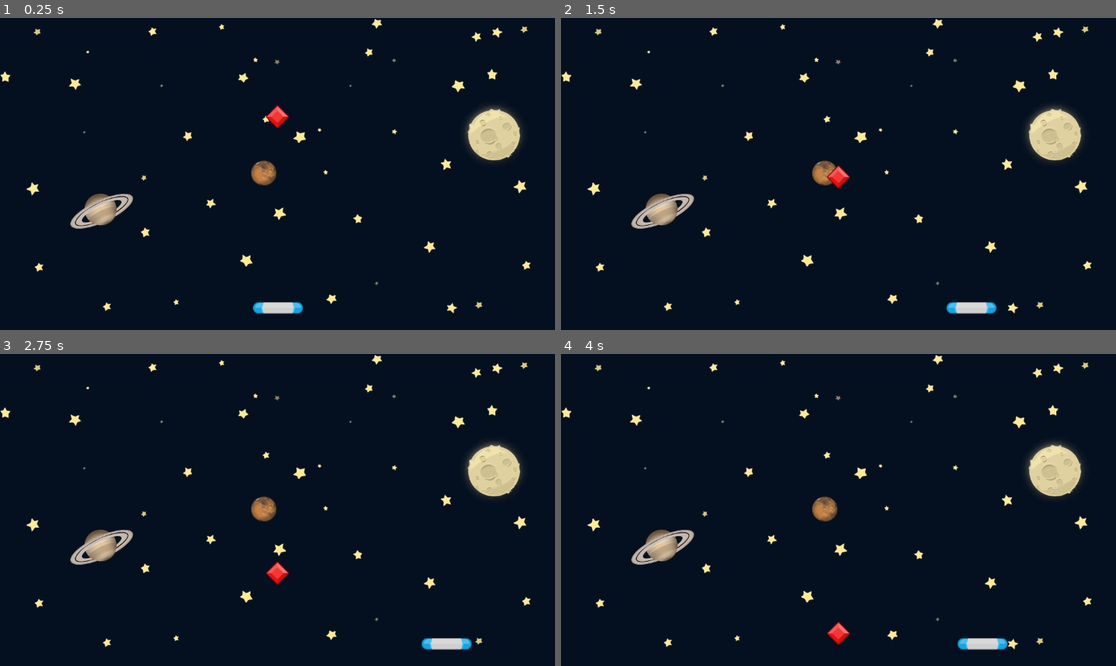
Above: before the commit, frames 1-4 (two rows, left to right).
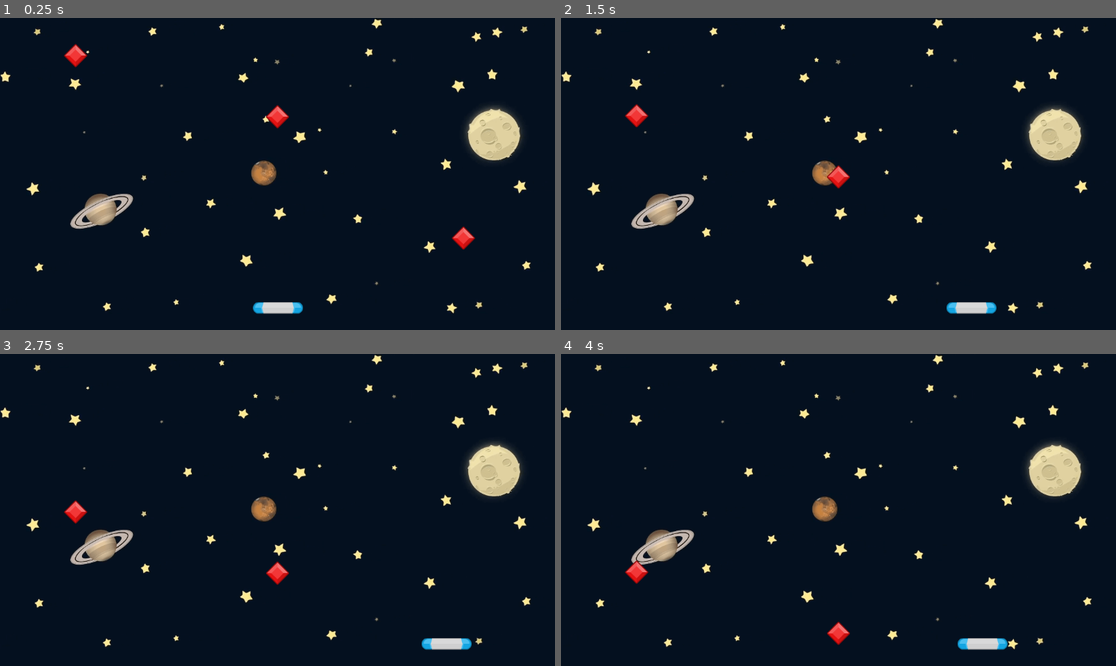
Above: after the commit, the same moments.

Repository: r4ndyMRSH/godot4-gem-catcher
Game: Godot game, scene res://Scenes/Game/Game.tscn
Same seed, same stepped clock (60 frames per second), same inputs: the game is played once before the commit and once after it.
Inputs:
- Up to frame 1 (0.25 s): no input
- Up to frame 2 (1.5 s): hold D (move_right) 0.53-1.28 s; hold A (move_left) from 1.28 s (still down)
- Up to frame 3 (2.75 s): release A (move_left) at 2.03 s; hold D (move_right) from 2.03 s (still down)
- Up to frame 4 (4 s): release D (move_right) at 3.53 s; hold A (move_left) from 3.53 s (still down)

The runs differ from the first frame. In frame 1, 0.3% of the frame differs, in the area x 11-86%, y 8-75%; in frame 2, 0.2%; in frame 3, 0.2%; in frame 4, 0.2%.

Commit message:
Adding signals

Diff:
--- a/Scenes/Game/Game.tscn
+++ b/Scenes/Game/Game.tscn
@@ -1,10 +1,12 @@
-[gd_scene load_steps=4 format=3 uid="uid://bykelq8rjbahs"]
+[gd_scene load_steps=5 format=3 uid="uid://bykelq8rjbahs"]
 
 [ext_resource type="Texture2D" uid="uid://d216souoesuys" path="res://assets/GameBg.png" id="1_iukft"]
+[ext_resource type="Script" uid="uid://djlqx58nbb64v" path="res://Scenes/Game/game.gd" id="1_ln2h6"]
 [ext_resource type="PackedScene" uid="uid://buoptplmkqwae" path="res://Scenes/Paddle/Paddle.tscn" id="2_gwu2e"]
 [ext_resource type="PackedScene" uid="uid://csy71taqtjqlu" path="res://Scenes/Gem/Gem.tscn" id="2_xbxml"]
 
 [node name="Game" type="Node2D"]
+script = ExtResource("1_ln2h6")
 
 [node name="GameBg" type="Sprite2D" parent="."]
 position = Vector2(580.44446, 327)
@@ -16,3 +18,11 @@
 
 [node name="Paddle" parent="." instance=ExtResource("2_gwu2e")]
 position = Vector2(577, 602)
+
+[node name="Gem2" parent="." instance=ExtResource("2_xbxml")]
+position = Vector2(157, 29)
+
+[node name="Gem3" parent="." instance=ExtResource("2_xbxml")]
+position = Vector2(962, 408)
+
+[connection signal="area_entered" from="Paddle" to="." method="_on_paddle_area_entered"]
--- /dev/null
+++ b/Scenes/Game/game.gd
@@ -0,0 +1,5 @@
+extends Node2D
+
+# Emitting signal? when collision detected
+func _on_paddle_area_entered(area: Area2D) -> void:
+	print("Collision: ", area)
--- a/Scenes/Gem/Gem.tscn
+++ b/Scenes/Gem/Gem.tscn
@@ -17,3 +17,5 @@
 position = Vector2(0, 24.000002)
 rotation = 0.7853982
 shape = SubResource("RectangleShape2D_7tt7y")
+
+[connection signal="area_entered" from="." to="." method="_on_area_entered"]
--- a/Scenes/Gem/gem.gd
+++ b/Scenes/Gem/gem.gd
@@ -6,14 +6,22 @@
 func _ready() -> void:
 	pass # Replace with function body.
 
+# Removing GEM after collison
+func die() -> void:
+	set_process(false)
+		# Queues this node to be deleted at the end of the current frame.
+		# When deleted, all of its children are deleted as well,
+		# and all references to the node and its children become invalid
+	queue_free()
 
 # Called every frame. 'delta' is the elapsed time since the previous frame.
 func _process(delta: float) -> void:
 	position.y += SPEED * delta
 	if position.y > get_viewport_rect().end.y:
 		print("Gems falls off")
-		set_process(false)
-		# Queues this node to be deleted at the end of the current frame.
-		# When deleted, all of its children are deleted as well,
-		# and all references to the node and its children become invalid
-		queue_free()
+		die()
+
+
+func _on_area_entered(area: Area2D) -> void:
+	print("Gems hits paddle")
+	die()
--- a/Scenes/Paddle/Paddle.tscn
+++ b/Scenes/Paddle/Paddle.tscn
@@ -16,3 +16,5 @@
 [node name="CollisionShape2D" type="CollisionShape2D" parent="."]
 rotation = 1.5707964
 shape = SubResource("CapsuleShape2D_wuola")
+
+[connection signal="area_entered" from="." to="." method="_on_area_entered"]
--- a/Scenes/Paddle/paddle.gd
+++ b/Scenes/Paddle/paddle.gd
@@ -18,3 +18,7 @@
 	position.x = clampf(position.x,
 	get_viewport_rect().position.x + 52.0,
 	get_viewport_rect().end.x - 52.0)
+
+
+func _on_area_entered(area: Area2D) -> void:
+	print("Collision whit Paddle Detected!")
Not shown, added: Scenes/Game/game.gd.uid
